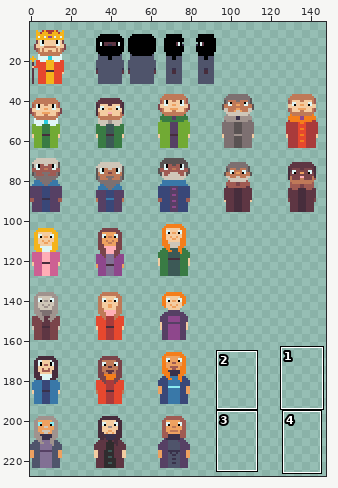
Two versions of one pixel-art file, brackeys-game-jam-2026.2/assets/aseprite/characters.aseprite. Above: a wide view before the commit, with the close-up outlined.
Close-up. Before:
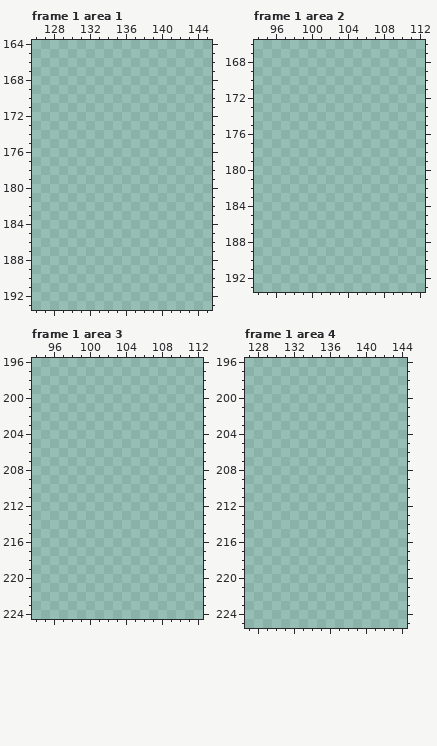
160x496 pixels, 2 frames. Shown: frame 1 area 1: x 126..145, y 164..193; frame 1 area 2: x 94..112, y 166..193; frame 1 area 3: x 94..112, y 196..224; frame 1 area 4: x 127..144, y 196..225. The wide view leaves out empty margins. The commit also changed other frames or places, which this record leaves out.
Palette (. is transparent): 
The result:
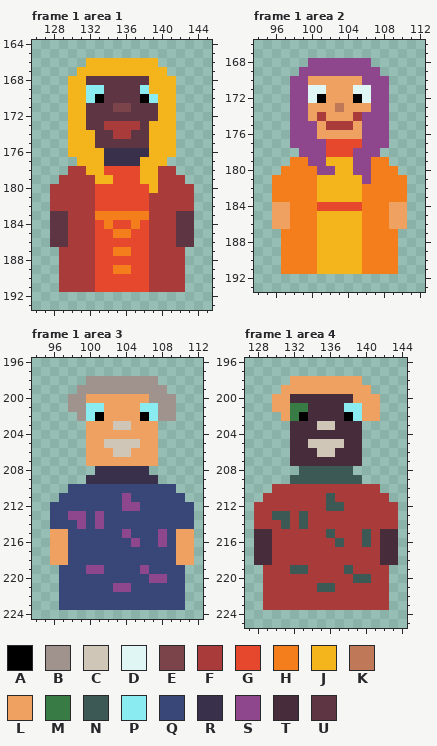
Colours new in this view: A #000000  B #a0938e  C #cfc6b8  D #dff6f5  E #7a444a  F #a93b3b  G #e6482e  H #f47e1b  J #f4b41b  K #bf7958  L #eea160  M #397b44  N #3c5956  P #8aebf1  Q #394778  R #39314b  S #8e478c  T #472d3c  U #5e3643
Change:
layer "Woman 11 #2" added
layer "Woman 12 #2" added
layer "Woman 13" added
layer "Woman 14" added
Changed rows in their new state; - is an unchanged pixel.
Frame 1 area 1, layer "Woman 12 #2":
first column x 128:
166 ----JJJJJJJJ----
167 ---JJJJJJJJJJ---
168 --JJUUUUUUUJJJ--
169 --JJPPUUUUPJJJ--
170 --JJPAUUUUAPJJ--
171 --JJUUUEEUUUJJ--
172 --JJUUUUUUUUJJ--
173 --JJUUFFFFUJJJ--
174 --JJJUUFFUUJJJ--
175 --JJJUUUUUUJJJ--
176 --JJJJRRRRRJJJ--
177 ---JJJRRRRJJJ---
178 --FFJJGGGGJJFF--
179 -FFFFJJGGGJJFFF-
180 FFFFFGGGGGGJFFFF
181 FFFFFGGGGGGFFFFF
182 FFFFFGGGGGGFFFFF
183 UUFFFHHHHHHFFFUU
184 UUFFFGHGGHGFFFUU
185 UUFFFGGHHGGFFFUU
186 UUFFFGGGGGGFFFUU
187 -FFFFGGHHGGFFFF-
188 -FFFFGGGGGGFFFF-
189 -FFFFGGHHGGFFFF-
190 -FFFFGGGGGGFFFF-
191 -FFFFGGGGGGFFFF-
Frame 1 area 2, layer "Woman 11 #2":
first column x 96:
168 ----SSSSSSS----
169 ---SSSSSSSSS---
170 --SSLLLLLLSSS--
171 --SSDDLLLDDSS--
172 --SSDALLLADSS--
173 --SSLLLKLLLSS--
174 --SSLFLLLFSSS--
175 --SSSLFFFLSSS--
176 --SSSLLLLLSSS--
177 --SSSSGGGGSSS--
178 ---SSSGGGSSS---
179 --HHSSJJJSSHH--
180 -HHHHSSJJSSHHH-
181 HHHHHJJJJJSHHHH
182 HHHHHJJJJJHHHHH
183 HHHHHJJJJJHHHHH
184 LLHHHGGGGGHHHLL
185 LLHHHJJJJJHHHLL
186 LLHHHJJJJJHHHLL
187 -HHHHJJJJJHHHH-
188 -HHHHJJJJJHHHH-
189 -HHHHJJJJJHHHH-
190 -HHHHJJJJJHHHH-
191 -HHHHJJJJJHHHH-
Frame 1 area 3, layer "Woman 13":
first column x 96:
198 ----BBBBBBBB----
199 ---BBBBBBBBBB---
200 --BBLLLLLLLBBB--
201 --BBPPLLLLPPBB--
202 ---BPALLLLAPBB--
203 ----LLLCCLLL----
204 ----LLLLLLLL----
205 ----LLCCCCLL----
206 ----LLLCCLLL----
207 ----LLLLLLLL----
208 -----RRRRRR-----
209 ----RRRRRRRR----
210 --QQQQQQQQQQQQ--
211 -QQQQQQQSQQQQQQ-
212 QQQQQQQQSSQQQQQQ
213 QQSSQSQQQQQQQQQQ
214 QQQSQSQQQQQQQQQQ
215 LLQQQQQQSQQQSQLL
216 LLQQQQQQQSQQSQLL
217 LLQQQQQQQQQQQQLL
218 LLQQQQQQQQQQQQLL
219 -QQQSSQQQQSQQQQ-
220 -QQQQQQQQQQSSQQ-
221 -QQQQQQSSQQQQQQ-
222 -QQQQQQQQQQQQQQ-
223 -QQQQQQQQQQQQQQ-
Frame 1 area 4, layer "Woman 14":
first column x 128:
198 ----LLLLLLLL----
199 ---LLLLLLLLLL---
200 --LLTTTTTTTLLL--
201 --LLMMTTTTPPLL--
202 ---LMATTTTAPLL--
203 ----TTTCCTTT----
204 ----TTTTTTTT----
205 ----TTCCCCTT----
206 ----TTTCCTTT----
207 ----TTTTTTTT----
208 -----NNNNNN-----
209 ----NNNNNNNN----
210 --FFFFFFFFFFFF--
211 -FFFFFFFNFFFFFF-
212 FFFFFFFFNNFFFFFF
213 FFNNFNFFFFFFFFFF
214 FFFNFNFFFFFFFFFF
215 TTFFFFFFNFFFNFTT
216 TTFFFFFFFNFFNFTT
217 TTFFFFFFFFFFFFTT
218 TTFFFFFFFFFFFFTT
219 -FFFNNFFFFNFFFF-
220 -FFFFFFFFFFNNFF-
221 -FFFFFFNNFFFFFF-
222 -FFFFFFFFFFFFFF-
223 -FFFFFFFFFFFFFF-
Boxes around the changes in both close-ups, in picture pixels (x1, y1, x2, y2):
added: (50, 58, 194, 292)
added: (272, 58, 407, 274)
added: (50, 376, 194, 610)
added: (254, 376, 398, 610)
